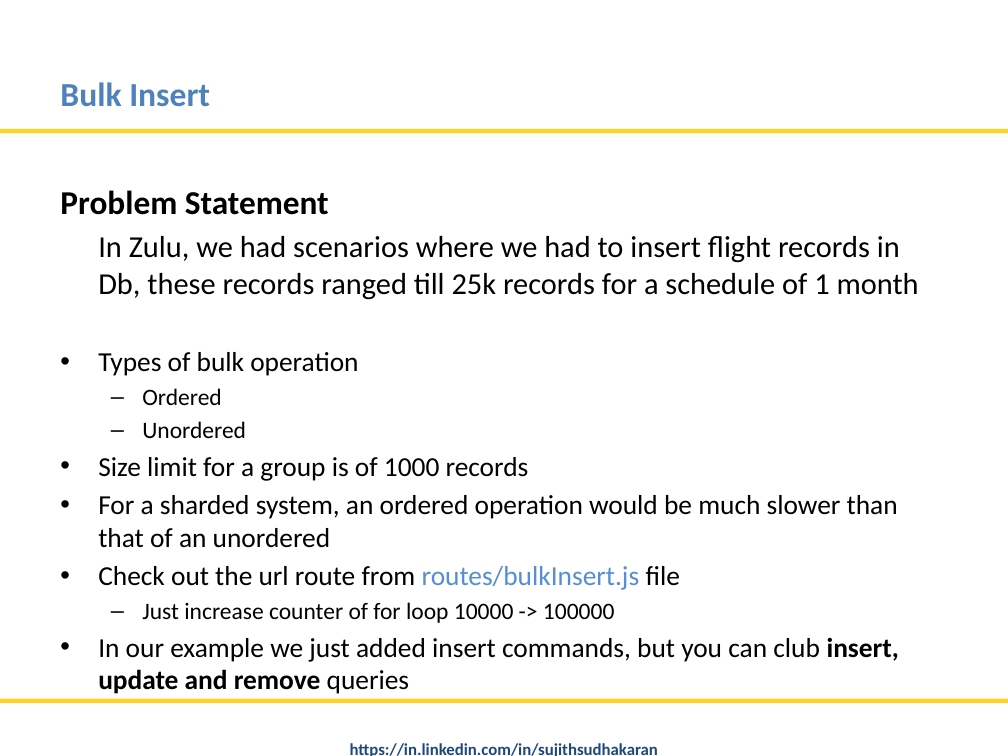
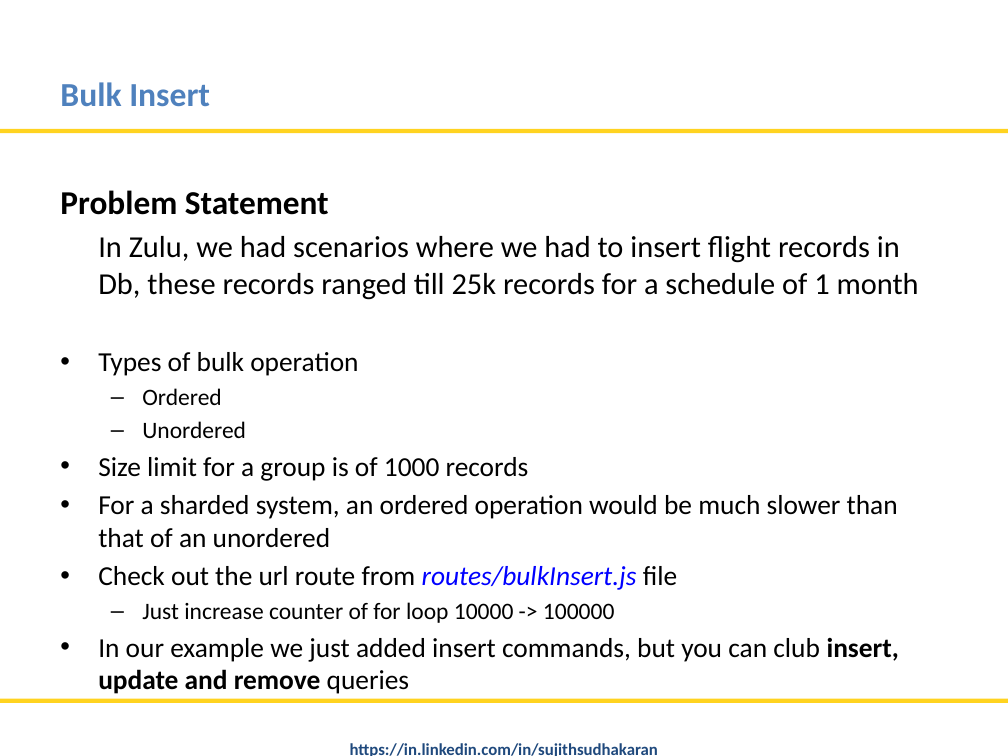
Before and after one commit to nitinmlvya/mongodb-tips-and-advfeatures, a slide deck: slide 7 of MongoDB Tips and Advance Features.pptx. Drawn at 1008x756 pixels with LibreOffice and Linux fonts; fonts in the diff are those of the drawing; background and template pictures are left out. Boxes give left, top, right and bottom in pixels: in the first picture for what was removed or moved away, otherwise in the second. Text is boxed around its words. In the diff, an @@ line names an element or a change of style, - is before the commit and + after.

```diff
--- a/MongoDB Tips and Advance Features.pptx
+++ b/MongoDB Tips and Advance Features.pptx
@@ text at (98, 566, 677, 590): text colour #558ED5 to #0000FF, italic on in "routes/bulkInsert.js" @@
```
Also in this commit, not shown: 11 other slides changed, 1 other file.
